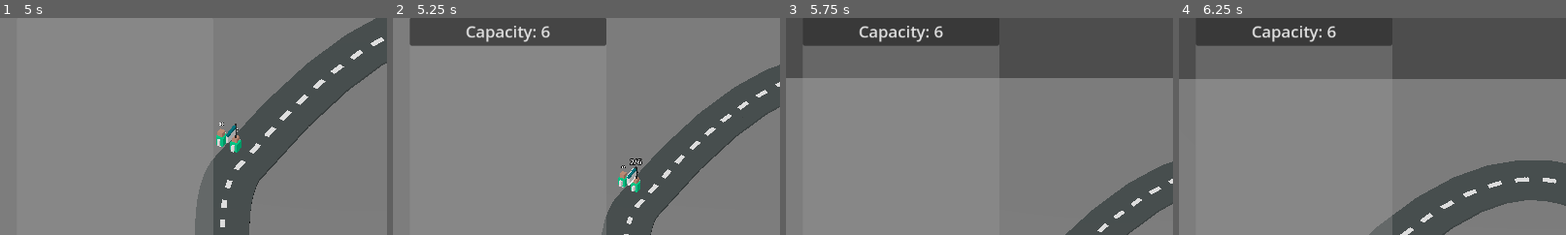
Above: before the commit, frames 1-4 (left to right).
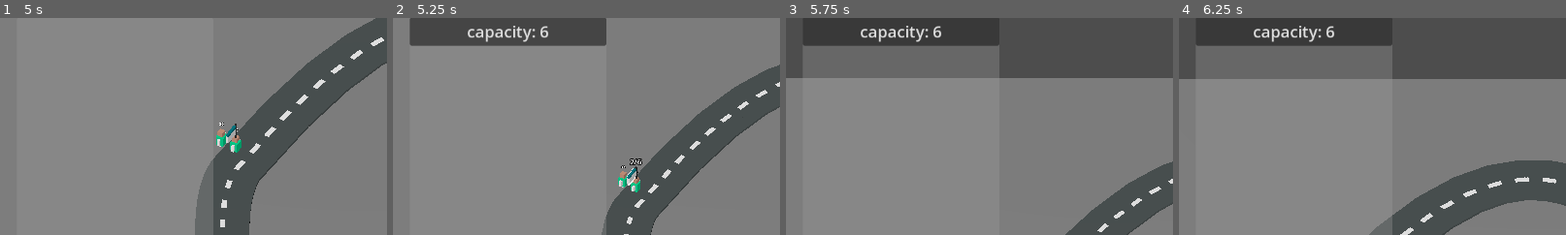
Above: after the commit, the same moments.

Repository: RaymoZou/gmtk-2025
Game: Godot game, scene res://scenes/main.tscn
The game is run twice, just before and just after one commit, with the same random seed, the same clock (stepped at 60 frames per second) and the same inputs.
Inputs (mouse positions are % of the whole screen's width and height, from its top left):
- Up to frame 1 (5 s): tap Enter at 0.5 s; move the mouse to (45, 70) at 0.52 s; hold Up (ui_up) 0.53-2.03 s; tap Mouse wheel down (scroll_down) at 0.6, 2.1, 3.6 s; click (45, 70) at 0.67 s; move the mouse to (80, 65) at 1.27 s; tap Mouse wheel up (scroll_up) at 1.35, 2.85, 4.35 s; move the mouse to (20, 35) at 2.02 s; hold Left (ui_left) 2.03-3.53 s; move the mouse to (55, 50) at 2.77 s; click (55, 50) at 2.92 s; move the mouse to (35, 25) at 3.52 s; hold Down (ui_down) 3.53-4.28 s; move the mouse to (72, 45) at 4.27 s; hold Right (ui_right) from 4.28 s (still down)
- Up to frame 2 (5.25 s): move the mouse to (30, 55) at 5.02 s; release Right (ui_right) at 5.03 s; hold Up (ui_up) from 5.03 s (still down); tap Mouse wheel down (scroll_down) at 5.1 s; click (30, 55) at 5.17 s
- Up to frame 3 (5.75 s): keep holding Up (ui_up)
- Up to frame 4 (6.25 s): move the mouse to (60, 28) at 5.77 s; release Up (ui_up) at 5.78 s; hold Right (ui_right) from 5.78 s (still down); tap Mouse wheel up (scroll_up) at 5.85 s
The pictures show only the part of the screen within x 0-50%, y 17-67%; the shares and areas given below are measured in that part.

Frame 1 is identical in both runs. In frame 2, 0.5% of the frame differs, in the area x 18-41%, y 3-12%; in frame 3, 0.5%; in frame 4, 0.5%.

Commit message:
refactor: render ui buttons

Diff:
--- a/scripts/ui.gd
+++ b/scripts/ui.gd
@@ -1,3 +1,4 @@
+# all inclusive script for managing ui - may break down into individual components later
 extends Control
 
 @onready var money_text : RichTextLabel = %MoneyLabel
@@ -17,35 +18,35 @@
 	SignalBus.capacity_increased.connect(render_bus_info) # Update bus info when capacity is increased
 	SignalBus.station_capacity_increased.connect(render_station_info) # Update station info when capacity is increased
 
+# creates a button to display in the UI
+func create_ui_button(text: String, tooltip: String, pressed_func: Callable) -> Button:
+	var button = Button.new()
+	button.text = text
+	button.tooltip_text = tooltip
+	button.pressed.connect(pressed_func)
+	return button
+
 func clear_selectable_display():
 	for child in selectable_display.get_children():
 		child.queue_free()
 
 func render_station_info(station: Station):
 	clear_selectable_display()
-	var capacity_button = Button.new()
-	capacity_button.text = "Capacity: %d" % station.capacity
-	capacity_button.tooltip_text = "Current capacity is %d. Cost to increase capacity: $%d." % [station.capacity, Station.CAPACITY_COST]
-	capacity_button.pressed.connect(station.increase_capacity)
+	var capacity_button = create_ui_button("capacity: %s" % station.capacity, "Current capacity is %d. Cost to increase capacity: $%d." % [station.capacity, Station.CAPACITY_COST], station.increase_capacity)
+	capacity_button.disabled = GameManager.money < Station.CAPACITY_COST
 	selectable_display.add_child(capacity_button)
 
 func render_bus_info(bus : Bus):
 	clear_selectable_display()
 
 	# speed button
-	var speed_button = Button.new()
-	speed_button.text = "speed: %s" % bus.speed
-	speed_button.pressed.connect(bus.increase_speed)
+	var speed_button = create_ui_button("speed: %s" % bus.speed, "Current speed is %d. Cost to increase speed: $%d." % [bus.speed, Bus.SPEED_COST], bus.increase_speed)
 	speed_button.disabled = GameManager.money < Bus.SPEED_COST
-	speed_button.tooltip_text = "Current speed is %d. Cost to increase speed: $%d." % [bus.speed, Bus.SPEED_COST]
 	selectable_display.add_child(speed_button)
 
 	# capacity button
-	var capacity_button = Button.new()
-	capacity_button.text = "capacity: %s" % bus.capacity
-	capacity_button.pressed.connect(bus.increase_capacity)
+	var capacity_button = create_ui_button("capacity: %s" % bus.capacity, "Current capacity is %d. Cost to increase capacity: $%d." % [bus.capacity, Bus.CAPACITY_COST], bus.increase_capacity)
 	capacity_button.disabled = GameManager.money < Bus.CAPACITY_COST
-	capacity_button.tooltip_text = "Current capacity is %d. Cost to increase capacity: $%d." % [bus.capacity, Bus.CAPACITY_COST]
 	selectable_display.add_child(capacity_button)
 
 func render_selected():
